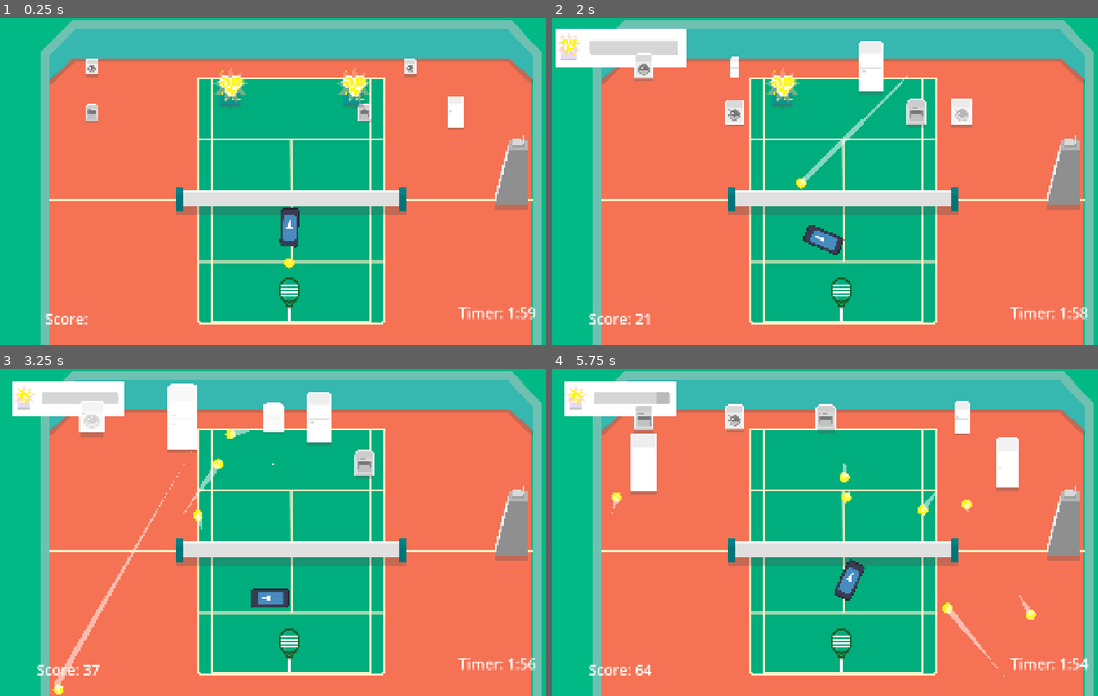
Above: before the commit, frames 1-4 (two rows, left to right).
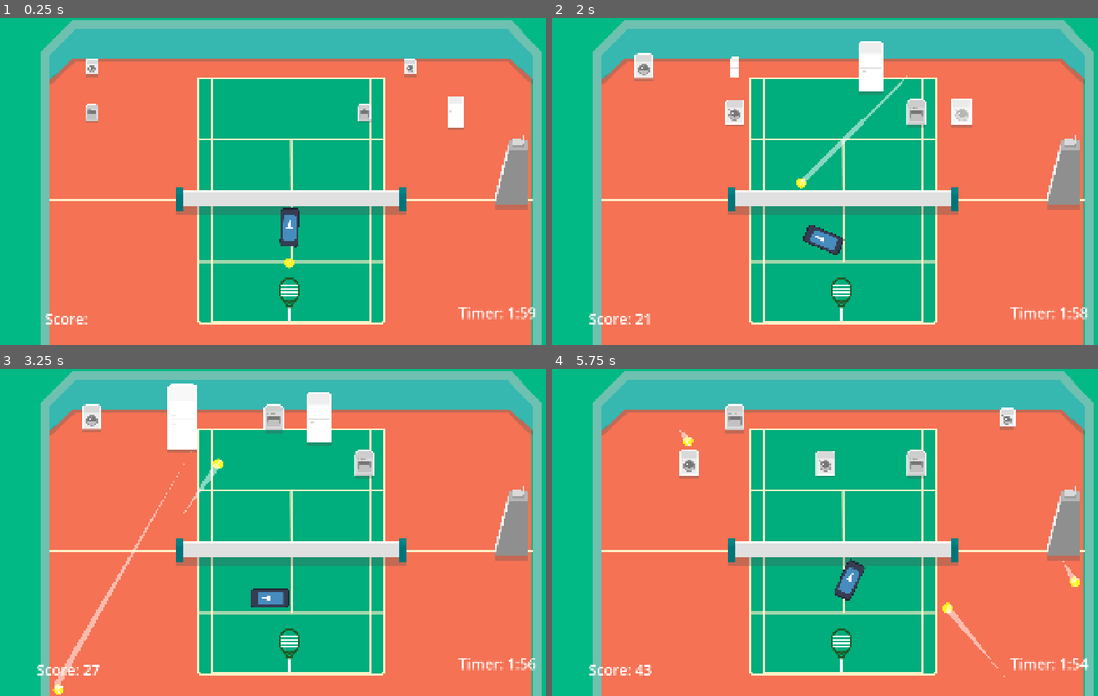
Above: after the commit, the same moments.

Repository: VeryKoolGames/ace_electromenager
Game: Godot game, scene res://Assets/Scenes/Main/main.tscn
Same seed, same stepped clock (60 frames per second), same inputs: the game is played once before the commit and once after it. The engine's default icon, where the game draws it, is replaced by a stand-in: a white triangle on a blue panel in a dark square.
Inputs (mouse positions are in pixels of both pictures, inside the frame that each line leads up to):
- Up to frame 1 (0.25 s): no input
- Up to frame 2 (2 s): move the mouse to (972, 165) at 0.52 s; press the mouse at (972, 165) at 0.53 s; move the mouse to (726, 197) at 1.27 s; release the mouse at (726, 197) at 1.28 s; click (726, 197) at 1.35 s
- Up to frame 3 (3.25 s): move the mouse to (349, 460) at 2.02 s; press the mouse at (349, 460) at 2.03 s; move the mouse to (262, 597) at 2.77 s; release the mouse at (262, 597) at 2.78 s; click (262, 597) at 2.85 s
- Up to frame 4 (5.75 s): move the mouse to (1016, 581) at 3.52 s; press the mouse at (1016, 581) at 3.53 s; move the mouse to (666, 483) at 4.27 s; release the mouse at (666, 483) at 4.28 s; click (666, 483) at 4.35 s; move the mouse to (874, 532) at 5.02 s; press the mouse at (874, 532) at 5.03 s

The runs differ from the first frame. In frame 1, 0.8% of the frame differs, in the area x 39-69%, y 15-28%; in frame 2, 3.1%; in frame 3, 2.8%; in frame 4, 6.4%, in the area x 2-97%, y 3-94%.

Commit message:
add logic to spawn power ups

Diff:
--- a/Assets/Resources/res_power_up.gd
+++ b/Assets/Resources/res_power_up.gd
@@ -10,3 +10,6 @@
 @export var type: PowerUpEnum
 @export var duration: float
 @export var sprite: Texture2D
+
+# Node to which this resource is attached
+var node: Node
--- a/Assets/Scenes/Main/main.tscn
+++ b/Assets/Scenes/Main/main.tscn
@@ -23,12 +23,6 @@
 
 [node name="Main" type="Node2D"]
 
-[node name="PowerUpTripleShot" parent="." instance=ExtResource("4_c83bt")]
-position = Vector2(761, 220)
-
-[node name="PowerUpTripleShot2" parent="." instance=ExtResource("4_c83bt")]
-position = Vector2(1169, 220)
-
 [node name="Decors" type="Control" parent="."]
 custom_minimum_size = Vector2(1920, 1080)
 layout_mode = 3
@@ -185,6 +179,7 @@
 [node name="MachineSpawner" type="Node" parent="."]
 script = ExtResource("9_7uvyi")
 machines = Array[PackedScene]([ExtResource("10_qay54"), ExtResource("3_fh41q"), ExtResource("11_jsyd2")])
+power_ups = Array[PackedScene]([ExtResource("4_c83bt")])
 
 [node name="Area2D" type="Area2D" parent="MachineSpawner"]
 position = Vector2(938, 297)
@@ -193,7 +188,11 @@
 position = Vector2(30, 50)
 shape = SubResource("RectangleShape2D_qay54")
 
+[node name="PowerUpCooldown" type="Timer" parent="MachineSpawner"]
+one_shot = true
+
 [node name="PowerUpUI" type="Control" parent="."]
+z_index = 100
 custom_minimum_size = Vector2(1920, 1080)
 layout_mode = 3
 anchors_preset = 0
--- a/Assets/Scenes/PowerUps/power_up_triple_shot.tscn
+++ b/Assets/Scenes/PowerUps/power_up_triple_shot.tscn
@@ -1,8 +1,10 @@
-[gd_scene load_steps=5 format=3 uid="uid://c0e7ig0yj3wpm"]
+[gd_scene load_steps=7 format=3 uid="uid://c0e7ig0yj3wpm"]
 
 [ext_resource type="Texture2D" uid="uid://bo35adutlk4d7" path="res://Assets/sprites/Group 147.png" id="1_n1i4t"]
 [ext_resource type="Script" uid="uid://dqda5q4qp27k" path="res://Assets/Scripts/power_up.gd" id="1_wc742"]
 [ext_resource type="Resource" uid="uid://sawtc1eosm3l" path="res://Assets/Resources/TripleShot.tres" id="2_26qk8"]
+[ext_resource type="Script" uid="uid://bwjid4t638k48" path="res://Assets/Scripts/scale_on_spawn_component.gd" id="4_li2t8"]
+[ext_resource type="Script" uid="uid://d315g88q7180c" path="res://Assets/Scripts/scale_on_destroy_component.gd" id="5_00of3"]
 
 [sub_resource type="CircleShape2D" id="CircleShape2D_wc742"]
 radius = 60.0083
@@ -23,4 +25,13 @@
 [node name="CollisionShape2D" type="CollisionShape2D" parent="Area2D"]
 shape = SubResource("CircleShape2D_wc742")
 
+[node name="ScaleOnSpawnComponent" type="Node" parent="."]
+script = ExtResource("4_li2t8")
+spawn_speed = 0.1
+metadata/_custom_type_script = "uid://bwjid4t638k48"
+
+[node name="ScaleOnDestroyComponent" type="Node" parent="."]
+script = ExtResource("5_00of3")
+metadata/_custom_type_script = "uid://d315g88q7180c"
+
 [connection signal="body_entered" from="Area2D" to="." method="_on_area_2d_body_entered"]
--- a/Assets/Scripts/machine_spawn_manager.gd
+++ b/Assets/Scripts/machine_spawn_manager.gd
@@ -6,10 +6,16 @@
 @onready var spawn_shape = $Area2D/CollisionShape2D as CollisionShape2D
 @export var machines: Array[PackedScene]
 
+@onready var power_up_cooldown: Timer = $PowerUpCooldown
+@export var power_ups: Array[PackedScene]
+
 var grid_positions: Dictionary = {}
 
 func _ready() -> void:
+	power_up_cooldown.start(randf_range(5, 10))
+	power_up_cooldown.timeout.connect(spawn_power_up)
 	Events.on_machine_repaired.connect(replace_machine)
+	Events.on_power_up_gathered.connect(remove_power_up)
 	_get_spawn_area()
 	generate_grid()
 	spawn_machines(5)
@@ -43,6 +49,16 @@
 	spawn_machine_at(pos)
 	return true
 
+func spawn_power_up() -> bool:
+	var empty_positions = get_empty_positions()
+	if empty_positions.is_empty():
+		return false
+
+	var pos = empty_positions[randi() % empty_positions.size()]
+	spawn_power_up_at(pos)
+	power_up_cooldown.start(randf_range(5, 10))
+	return true
+
 func spawn_machines(machine_count: int):
 	var empty_positions = get_empty_positions()
 	empty_positions.shuffle()
@@ -57,7 +73,7 @@
 			empty.append(pos)
 	return empty
 
-func replace_machine(machine: Machine):
+func replace_machine(machine: Node):
 	for pos in grid_positions:
 		if grid_positions[pos] == machine:
 			grid_positions[pos] = null
@@ -65,11 +81,27 @@
 	await get_tree().create_timer(randf_range(0.1, 0.5)).timeout
 	spawn_machine()
 
+func remove_power_up(power_up: ResPowerUp):
+	var node_to_remove = power_up.node
+	for pos in grid_positions:
+		if grid_positions[pos] == node_to_remove:
+			grid_positions[pos] = null
+			break
+
 func spawn_machine_at(position: Vector2):
-	var obj = _get_random_machine().instantiate() as Machine
+	var obj = _get_random_machine().instantiate() as Node
+	obj.global_position = position
+	add_child(obj)
+	grid_positions[position] = obj
+
+func spawn_power_up_at(position: Vector2):
+	var obj = _get_random_power_up().instantiate() as Node
 	obj.global_position = position
 	add_child(obj)
 	grid_positions[position] = obj
 
 func _get_random_machine() -> PackedScene:
 	return machines[randi_range(0, machines.size() - 1)]
+
+func _get_random_power_up() -> PackedScene:
+	return power_ups[randi_range(0, power_ups.size() - 1)]
--- a/Assets/Scripts/power_up.gd
+++ b/Assets/Scripts/power_up.gd
@@ -1,10 +1,17 @@
 extends Node2D
 class_name PowerUp
 
-
+@onready var scale_on_destroy_component: ScaleOnDestroyComponent = $ScaleOnDestroyComponent
 @export var res_power_up: ResPowerUp
 
+# To make sure we don't gather it twice while it scales down
+var is_gathered: bool = false
+
+func _ready() -> void:
+	res_power_up.node = self
+
 func _on_area_2d_body_entered(body: Node2D) -> void:
-	if body.is_in_group("ball"):
+	if body.is_in_group("ball") and not is_gathered:
+		is_gathered = true
 		Events.on_power_up_gathered.emit(res_power_up)
-		queue_free()
+		scale_on_destroy_component.destroy()
